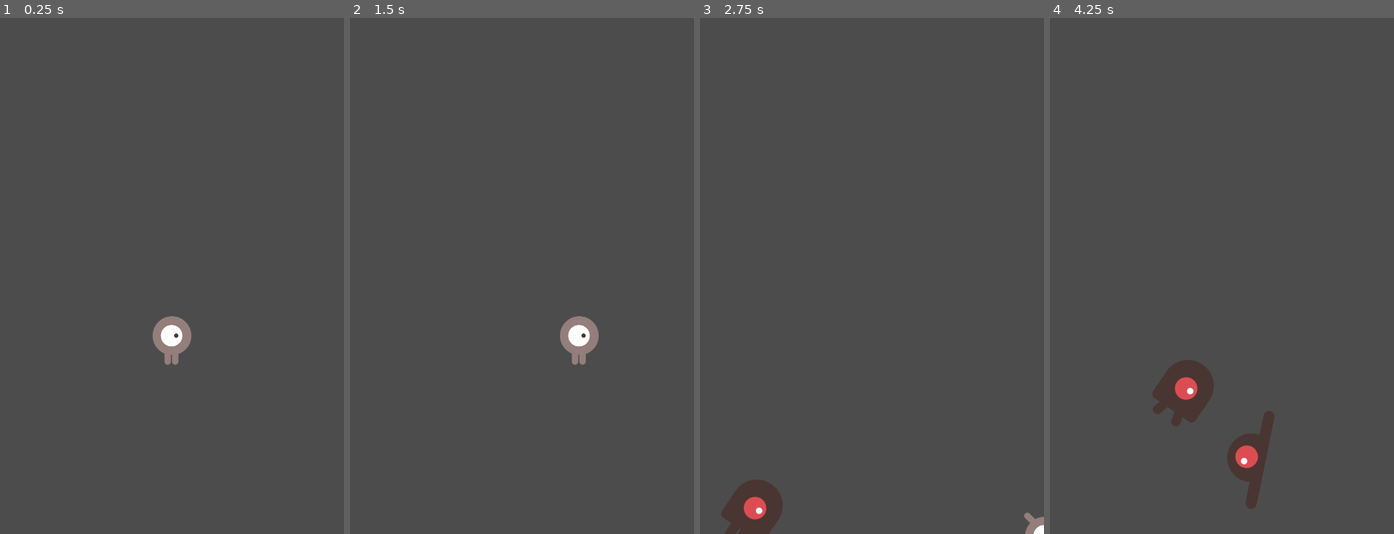
Above: before the commit, frames 1-4 (left to right).
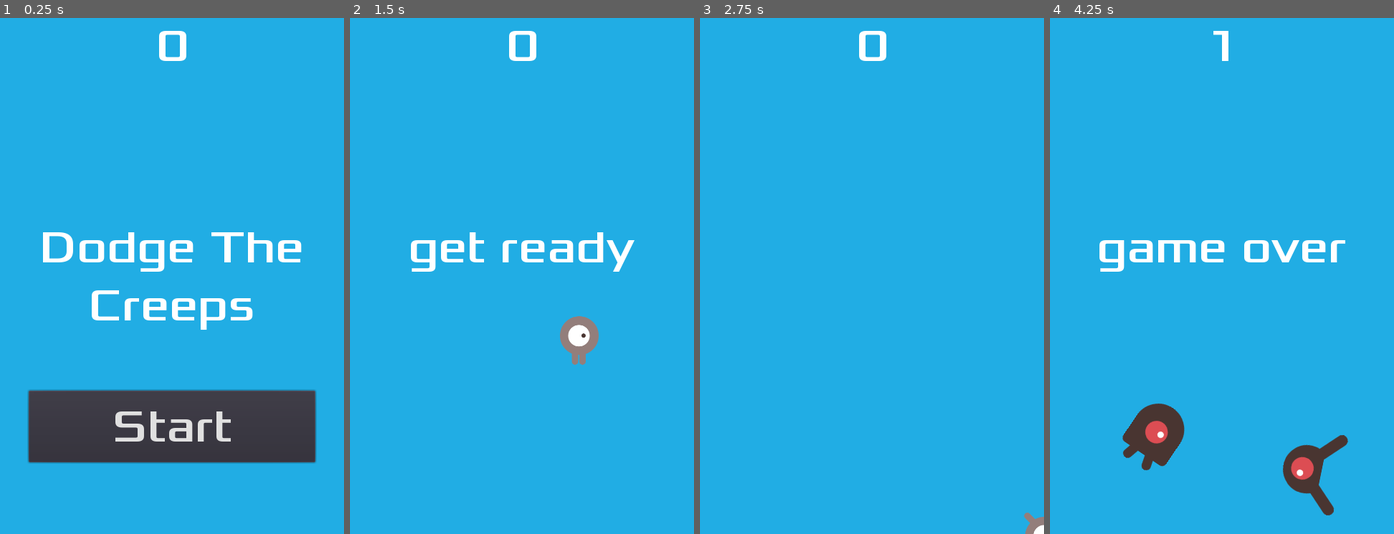
Above: after the commit, the same moments.

Repository: Lavaruz/godot-man
Game: Godot game, scene res://Main.tscn
Two runs of this game, one before a commit and one after it. Both use one fixed random seed, a clock stepped at 60 frames per second and the inputs below.
Inputs (mouse positions are in pixels of both pictures, inside the frame that each line leads up to):
- Up to frame 1 (0.25 s): no input
- Up to frame 2 (1.5 s): click (522, 425) at 0.5 s, where only the run after the commit has a clickable "Start"; tap Enter (start_game, bound only after the commit) at 1.25, 1.35 s; hold Right (ui_right) from 1.28 s (still down)
- Up to frame 3 (2.75 s): release Right (ui_right) at 2.03 s; hold Down (ui_down) from 2.03 s (still down); tap Enter (start_game, bound only after the commit) at 2.1 s
- Up to frame 4 (4.25 s): release Down (ui_down) at 2.78 s; hold Right (ui_right) 2.78-3.53 s; tap Enter (start_game, bound only after the commit) at 2.85, 3.6 s; hold Up (ui_up) from 3.53 s (still down)

The runs differ from the first frame. In frame 1, 89% of the frame differs, in the area x 0-100%, y 0-100%; in frame 2, 99%; in frame 3, 100%; in frame 4, 100%.

Commit message:
complete first 2d

Diff:
--- /dev/null
+++ b/First 2D/HUD.gd
@@ -0,0 +1,33 @@
+extends CanvasLayer
+
+signal start_game
+
+func show_message(text):
+	$Message.text = text
+	$Message.show()
+	$MessageTimer.start()
+
+
+func show_game_over():
+	show_message("game over")
+	yield($MessageTimer, "timeout")
+	$Message.text = "Dodge The Creeps"
+	$Message.show()
+
+	yield(get_tree().create_timer(1), "timeout")
+	$StartButton.show()
+
+
+func update_score(score):
+	$ScoreLabel.text = str(score)
+
+
+
+
+func _on_MessageTimer_timeout():
+	$Message.hide()
+
+
+func _on_StartButton_pressed():
+	$StartButton.hide()
+	emit_signal("start_game")
--- a/First 2D/Main.gd
+++ b/First 2D/Main.gd
@@ -5,7 +5,6 @@
 # Called when the node enters the scene tree for the first time.
 func _ready():
 	randomize()
-	new_game()
 
 # Called every frame. 'delta' is the elapsed time since the previous frame.
 #func _process(delta):
@@ -16,11 +15,23 @@
 func game_over():
 	$MobTimer.stop()
 	$ScoreTimer.stop()
+	$HUD.show_game_over()
+
+	$Music.stop()
+	$DeathSound.play()
 
 func new_game():
 	$Player.start($StartPosition.position)
 	score = 0
 	$StartTimer.start()
+	$HUD.update_score(score)
+	$HUD.show_message("get ready")
+
+	get_tree().call_group("mobs", "queue_free")
+
+	$Music.play()
+
+
 
 func _on_StartTimer_timeout():
 	$MobTimer.start()
@@ -28,6 +39,7 @@
 
 func _on_ScoreTimer_timeout():
 	score += 1
+	$HUD.update_score(score)
 
 
 func _on_MobTimer_timeout():
--- a/First 2D/Main.tscn
+++ b/First 2D/Main.tscn
@@ -1,8 +1,11 @@
-[gd_scene load_steps=5 format=2]
+[gd_scene load_steps=8 format=2]
 
 [ext_resource path="res://scene/Player.tscn" type="PackedScene" id=1]
 [ext_resource path="res://Main.gd" type="Script" id=2]
 [ext_resource path="res://scene/Enemy.tscn" type="PackedScene" id=3]
+[ext_resource path="res://scene/HUD.tscn" type="PackedScene" id=4]
+[ext_resource path="res://dodge_assets/art/House In a Forest Loop.ogg" type="AudioStream" id=5]
+[ext_resource path="res://dodge_assets/art/gameover.wav" type="AudioStream" id=6]
 
 [sub_resource type="Curve2D" id=1]
 _data = {
@@ -12,6 +15,11 @@
 [node name="Main" type="Node"]
 script = ExtResource( 2 )
 mob_scene = ExtResource( 3 )
+
+[node name="ColorRect" type="ColorRect" parent="."]
+anchor_right = 1.0
+anchor_bottom = 1.0
+color = Color( 0.133333, 0.682353, 0.898039, 1 )
 
 [node name="Player" parent="." instance=ExtResource( 1 )]
 
@@ -32,7 +40,16 @@
 
 [node name="MobSpawnLocation" type="PathFollow2D" parent="MobPath"]
 
+[node name="HUD" parent="." instance=ExtResource( 4 )]
+
+[node name="Music" type="AudioStreamPlayer" parent="."]
+stream = ExtResource( 5 )
+
+[node name="DeathSound" type="AudioStreamPlayer" parent="."]
+stream = ExtResource( 6 )
+
 [connection signal="hit" from="Player" to="." method="game_over"]
 [connection signal="timeout" from="MobTimer" to="." method="_on_MobTimer_timeout"]
 [connection signal="timeout" from="StartTimer" to="." method="_on_StartTimer_timeout"]
 [connection signal="timeout" from="ScoreTimer" to="." method="_on_ScoreTimer_timeout"]
+[connection signal="start_game" from="HUD" to="." method="new_game"]
--- a/First 2D/project.godot
+++ b/First 2D/project.godot
@@ -55,6 +55,11 @@
 , Object(InputEventKey,"resource_local_to_scene":false,"resource_name":"","device":0,"alt":false,"shift":false,"control":false,"meta":false,"command":false,"pressed":false,"scancode":83,"physical_scancode":0,"unicode":0,"echo":false,"script":null)
  ]
 }
+start_game={
+"deadzone": 0.5,
+"events": [ Object(InputEventKey,"resource_local_to_scene":false,"resource_name":"","device":0,"alt":false,"shift":false,"control":false,"meta":false,"command":false,"pressed":false,"scancode":16777221,"physical_scancode":0,"unicode":0,"echo":false,"script":null)
+ ]
+}
 
 [physics]
 
--- a/First 2D/scene/Enemy.tscn
+++ b/First 2D/scene/Enemy.tscn
@@ -30,7 +30,7 @@
 radius = 32.0
 height = 16.0
 
-[node name="Enemy" type="RigidBody2D"]
+[node name="Enemy" type="RigidBody2D" groups=["mobs"]]
 collision_mask = 0
 gravity_scale = 0.0
 script = ExtResource( 1 )
--- /dev/null
+++ b/First 2D/scene/HUD.tscn
@@ -0,0 +1,57 @@
+[gd_scene load_steps=6 format=2]
+
+[ext_resource path="res://HUD.gd" type="Script" id=1]
+[ext_resource path="res://dodge_assets/fonts/Xolonium-Regular.ttf" type="DynamicFontData" id=2]
+
+[sub_resource type="DynamicFont" id=1]
+size = 64
+font_data = ExtResource( 2 )
+
+[sub_resource type="InputEventAction" id=2]
+action = "start_game"
+
+[sub_resource type="ShortCut" id=3]
+shortcut = SubResource( 2 )
+
+[node name="HUD" type="CanvasLayer"]
+script = ExtResource( 1 )
+
+[node name="ScoreLabel" type="Label" parent="."]
+anchor_left = 0.5
+anchor_right = 0.5
+margin_left = -22.5
+margin_right = 22.5
+margin_bottom = 78.0
+custom_fonts/font = SubResource( 1 )
+text = "0"
+
+[node name="Message" type="Label" parent="."]
+anchor_top = 0.5
+anchor_right = 1.0
+anchor_bottom = 0.5
+margin_top = -79.5
+margin_bottom = 79.5
+custom_fonts/font = SubResource( 1 )
+text = "Dodge The Creeps"
+align = 1
+autowrap = true
+
+[node name="StartButton" type="Button" parent="."]
+anchor_left = 0.5
+anchor_top = 1.0
+anchor_right = 0.5
+anchor_bottom = 1.0
+margin_left = -200.0
+margin_top = -200.0
+margin_right = 200.0
+margin_bottom = -100.0
+custom_fonts/font = SubResource( 1 )
+shortcut = SubResource( 3 )
+text = "Start"
+
+[node name="MessageTimer" type="Timer" parent="."]
+wait_time = 2.0
+one_shot = true
+
+[connection signal="pressed" from="StartButton" to="." method="_on_StartButton_pressed"]
+[connection signal="timeout" from="MessageTimer" to="." method="_on_MessageTimer_timeout"]
